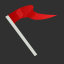
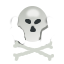
Revision of a layered 64x64 image; what changed, layer by layer:
hid "Conquering" over left=5, top=5, right=58, bottom=57
showed "Disasters", painted on it over left=9, top=6, right=58, bottom=61
hid "Fondo" over left=0, top=0, right=64, bottom=64
